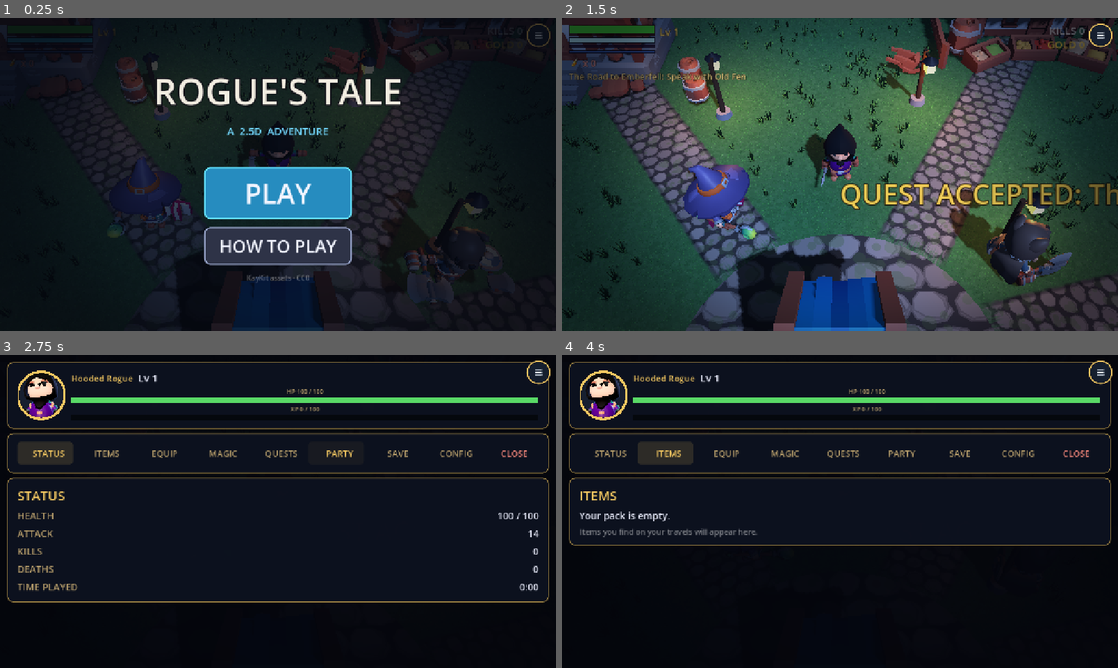
Above: before the commit, frames 1-4 (two rows, left to right).
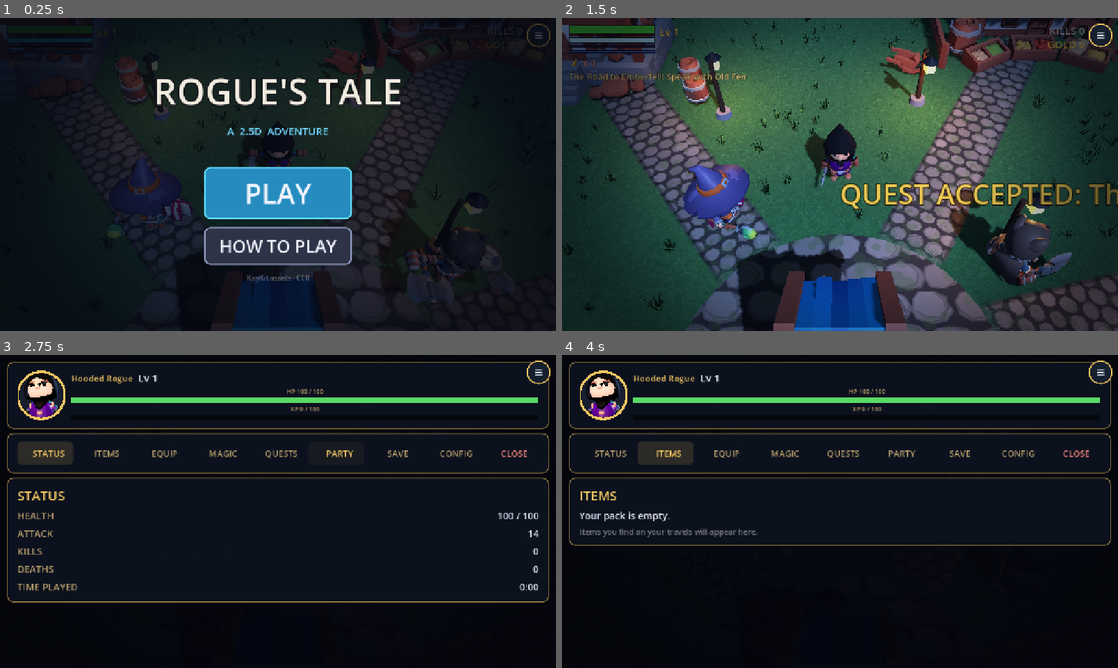
Above: after the commit, the same moments.

Repository: OuterHeavenX/godot-2.5D-rpg
Game: Godot game, scene res://src/world/main.tscn
Two runs of this game, one before a commit and one after it. Both use one fixed random seed, a clock stepped at 60 frames per second and the inputs below.
Inputs (mouse positions are in pixels of both pictures, inside the frame that each line leads up to):
- Up to frame 1 (0.25 s): no input
- Up to frame 2 (1.5 s): click "PLAY" at 0.5 s; click "SKIP" at 1.25 s
- Up to frame 3 (2.75 s): drag from (539, 373) to (333, 442) at 2.02 s
- Up to frame 4 (4 s): click "STATUS" at 2.75 s; click "ITEMS" at 3.5 s

The runs differ from the first frame. In frame 1, 0.1% of the frame differs, in the area x 28-88%, y 15-68%; in frame 2, 4.9%, in the area x 0-100%, y 0-96%; in frame 3, less than 0.1%; in frame 4, less than 0.1%.

Commit message:
4x northern wilderness, Grimholt safe zone, new splash art

Diff:
--- a/src/enemy/monster.gd
+++ b/src/enemy/monster.gd
@@ -20,6 +20,9 @@
 
 var roam_min := Vector2(-27, 34)
 var roam_max := Vector2(27, 66)
+# Towns are safe: enemies are pushed out of this circle (manager sets it).
+var safe_center := Vector3.ZERO
+var safe_radius := 0.0
 
 var hp := 30.0
 var dead := false
@@ -141,6 +144,14 @@
 	move_and_slide()
 	global_position.x = clampf(global_position.x, roam_min.x, roam_max.x)
 	global_position.z = clampf(global_position.z, roam_min.y, roam_max.y)
+	if safe_radius > 0.0:
+		# Towns are safe: shove back out of the protected circle.
+		var flat := Vector2(global_position.x - safe_center.x,
+			global_position.z - safe_center.z)
+		if flat.length() < safe_radius:
+			var out := flat.normalized() if flat.length() > 0.01 else Vector2(1, 0)
+			global_position.x = safe_center.x + out.x * safe_radius
+			global_position.z = safe_center.z + out.y * safe_radius
 	if avoid_lake:
 		global_position = IslandLake.keep_out_of_water(global_position)
 
@@ -165,6 +176,12 @@
 	_target = Vector3(
 		_rng.randf_range(roam_min.x, roam_max.x), 0,
 		_rng.randf_range(roam_min.y, roam_max.y))
+	if safe_radius > 0.0:
+		var flat := Vector2(_target.x - safe_center.x, _target.z - safe_center.z)
+		if flat.length() < safe_radius:
+			var out := flat.normalized() if flat.length() > 0.01 else Vector2(1, 0)
+			_target.x = safe_center.x + out.x * (safe_radius + 2.0)
+			_target.z = safe_center.z + out.y * (safe_radius + 2.0)
 
 func _move_toward(dir: Vector3, spd: float, delta: float) -> void:
 	velocity.x = move_toward(velocity.x, dir.x * spd, 20.0 * delta)
--- a/src/enemy/north_manager.gd
+++ b/src/enemy/north_manager.gd
@@ -15,12 +15,12 @@
 
 # [kind, scene/script, count, x_min, x_max, z_min, z_max, hp_mult, dmg_mult]
 const POPULATIONS := [
-	["scene", SKELETON_SCENE, 4, -26.0, 26.0, -95.0, -35.0, 1.5, 1.4],
-	["scene", HUSK_SCENE, 2, -20.0, 20.0, -90.0, -40.0, 1.5, 1.4],
-	["scene", BANDIT_SCENE, 2, -26.0, -5.0, -90.0, -40.0, 1.5, 1.4],
-	["script", SLIME_SCRIPT, 2, -24.0, 24.0, -90.0, -40.0, 1.5, 1.4],
-	["script", WISP_SCRIPT, 2, -20.0, 20.0, -95.0, -50.0, 1.5, 1.4],
-	["script", PUMPKIN_SCRIPT, 2, -24.0, 10.0, -90.0, -40.0, 1.5, 1.4],
+	["scene", SKELETON_SCENE, 10, -26.0, 26.0, -260.0, -35.0, 1.5, 1.4],
+	["scene", HUSK_SCENE, 5, -20.0, 20.0, -255.0, -40.0, 1.5, 1.4],
+	["scene", BANDIT_SCENE, 5, -26.0, -5.0, -255.0, -40.0, 1.5, 1.4],
+	["script", SLIME_SCRIPT, 5, -24.0, 24.0, -255.0, -40.0, 1.5, 1.4],
+	["script", WISP_SCRIPT, 5, -20.0, 20.0, -260.0, -50.0, 1.5, 1.4],
+	["script", PUMPKIN_SCRIPT, 5, -24.0, 10.0, -255.0, -40.0, 1.5, 1.4],
 ]
 
 var kills := 0
@@ -49,13 +49,16 @@
 	foe.set("max_hp", float(foe.get("max_hp")) * hp_mult)
 	foe.set("attack_damage", float(foe.get("attack_damage")) * dmg_mult)
 	# Confine to the northern wilds.
-	foe.set("roam_min", Vector2(-28.0, -98.0))
+	foe.set("roam_min", Vector2(-28.0, -268.0))
 	foe.set("roam_max", Vector2(28.0, -32.0))
-	# Keep clear of Grimholt itself (the town is safe).
+	# Grimholt is a safe town: enemies are pushed out of this circle
+	# both at spawn and while roaming.
+	foe.set("safe_center", Vector3(0, 0, -250))
+	foe.set("safe_radius", 14.0)
 	var pos := Vector3(
 		_rng.randf_range(float(spec[3]), float(spec[4])), 0.1,
 		_rng.randf_range(float(spec[5]), float(spec[6])))
-	if pos.distance_to(Vector3(0, 0, -85)) < 12.0:
+	if pos.distance_to(Vector3(0, 0, -250)) < 14.0:
 		pos = Vector3(20, 0, -60)
 	foe.position = pos
 	foe.connect("died", _on_foe_died.bind(spec))
--- a/src/enemy/skeleton.gd
+++ b/src/enemy/skeleton.gd
@@ -28,6 +28,9 @@
 # Bounds this skeleton roams (the manager leaves the default wilderness).
 var roam_min := Vector2(-27, 34)
 var roam_max := Vector2(27, 66)
+# Towns are safe: enemies are pushed out of this circle (manager sets it).
+var safe_center := Vector3.ZERO
+var safe_radius := 0.0
 
 var hp := 30.0
 var dead := false
@@ -133,6 +136,14 @@
 	# Stay inside the wilderness.
 	global_position.x = clampf(global_position.x, roam_min.x, roam_max.x)
 	global_position.z = clampf(global_position.z, roam_min.y, roam_max.y)
+	if safe_radius > 0.0:
+		# Towns are safe: shove back out of the protected circle.
+		var flat := Vector2(global_position.x - safe_center.x,
+			global_position.z - safe_center.z)
+		if flat.length() < safe_radius:
+			var out := flat.normalized() if flat.length() > 0.01 else Vector2(1, 0)
+			global_position.x = safe_center.x + out.x * safe_radius
+			global_position.z = safe_center.z + out.y * safe_radius
 	if avoid_lake:
 		# The black water bars the wild dead (see IslandLake).
 		global_position = IslandLake.keep_out_of_water(global_position)
@@ -156,6 +167,12 @@
 	_target = Vector3(
 		_rng.randf_range(roam_min.x, roam_max.x), 0,
 		_rng.randf_range(roam_min.y, roam_max.y))
+	if safe_radius > 0.0:
+		var flat := Vector2(_target.x - safe_center.x, _target.z - safe_center.z)
+		if flat.length() < safe_radius:
+			var out := flat.normalized() if flat.length() > 0.01 else Vector2(1, 0)
+			_target.x = safe_center.x + out.x * (safe_radius + 2.0)
+			_target.z = safe_center.z + out.y * (safe_radius + 2.0)
 
 func _move_toward(dir: Vector3, spd: float, delta: float) -> void:
 	if _slow_timer > 0.0:
--- a/src/quest/quest_db.gd
+++ b/src/quest/quest_db.gd
@@ -153,7 +153,7 @@
 		"main": true,
 		"prereq": "the_northern_road",
 		"objective_type": "reach",
-		"objective_target": [0.0, -85.0, 10.0],
+		"objective_target": [0.0, -250.0, 10.0],
 		"objective_text": "Reach Grimholt in the far north",
 		"offer": [
 			"Grimholt Bound",
@@ -205,7 +205,7 @@
 		"main": true,
 		"prereq": "the_cold_dark",
 		"objective_type": "reach",
-		"objective_target": [0.0, -118.0, 9.0],
+		"objective_target": [0.0, -288.0, 9.0],
 		"objective_text": "Find the frozen arena beyond the north wall",
 		"offer": [
 			"The Frozen Arena",
--- a/src/world/doors.gd
+++ b/src/world/doors.gd
@@ -12,12 +12,12 @@
 	[Vector3(-7, 0, 17), Vector2(4.35, 5.5), "house_a", "House"],
 	[Vector3(13, 0, 15), Vector2(4.0, 4.3), "house_a", "House"],
 	[Vector3(17, 0, 3), Vector2(6.45, 6.25), "blacksmith", "Blacksmith"],
-	# Grimholt (center at 0, 0, -85).
-	[Vector3(9, 0, -87), Vector2(9.0, 6.6), "grimholt_market", "Market"],
-	[Vector3(-9, 0, -85), Vector2(5.85, 6.65), "grimholt_tavern", "Tavern"],
-	[Vector3(-7, 0, -77), Vector2(4.0, 4.3), "grimholt_house", "House"],
-	[Vector3(7, 0, -78), Vector2(4.35, 5.5), "grimholt_house", "House"],
-	[Vector3(0, 0, -95), Vector2(4.0, 4.3), "grimholt_house", "House"],
+	# Grimholt (center at 0, 0, -250).
+	[Vector3(9, 0, -252), Vector2(9.0, 6.6), "grimholt_market", "Market"],
+	[Vector3(-9, 0, -250), Vector2(5.85, 6.65), "grimholt_tavern", "Tavern"],
+	[Vector3(-7, 0, -242), Vector2(4.0, 4.3), "grimholt_house", "House"],
+	[Vector3(7, 0, -243), Vector2(4.35, 5.5), "grimholt_house", "House"],
+	[Vector3(0, 0, -260), Vector2(4.0, 4.3), "grimholt_house", "House"],
 ]
 
 var _player: Node3D
--- a/src/world/frost_arena.gd
+++ b/src/world/frost_arena.gd
@@ -1,9 +1,9 @@
 extends Node3D
 ## The Frozen Arena: a circle of black ice far north of Grimholt, ringed
 ## with ice crystals. Morvain, the ice golem, sleeps at its heart.
-## Reached through the gate in the north wall (x=-3..3, z=-100).
-
-const ARENA_CENTER := Vector3(0, 0, -118)
+## Reached through the gate in the north wall (x=-3..3, z=-270).
+
+const ARENA_CENTER := Vector3(0, 0, -288)
 const ARENA_RADIUS := 15.0
 const RING_RADIUS := 13.0
 
@@ -82,7 +82,7 @@
 	body.add_child(cs)
 
 func _build_corridor() -> void:
-	# Short funnel from the north-wall gate (z=-100) to the arena disc.
+	# Short funnel from the north-wall gate (z=-270) to the arena disc.
 	var body := StaticBody3D.new()
 	body.name = "ArenaCorridor"
 	add_child(body)
@@ -91,28 +91,28 @@
 		var bm := BoxMesh.new()
 		bm.size = Vector3(1.0, 3.0, 5.0)
 		wall.mesh = bm
-		wall.position = Vector3(sx * 3.5, 1.5, -101.5)
+		wall.position = Vector3(sx * 3.5, 1.5, -271.5)
 		wall.material_override = _dark_ice_mat
 		add_child(wall)
 		var cs := CollisionShape3D.new()
 		var shape := BoxShape3D.new()
 		shape.size = Vector3(1.0, 3.0, 5.0)
 		cs.shape = shape
-		cs.position = Vector3(sx * 3.5, 1.5, -101.5)
+		cs.position = Vector3(sx * 3.5, 1.5, -271.5)
 		body.add_child(cs)
 	# Ice floor for the corridor.
 	var floor_mi := MeshInstance3D.new()
 	var fm := BoxMesh.new()
 	fm.size = Vector3(7.0, 0.3, 5.0)
 	floor_mi.mesh = fm
-	floor_mi.position = Vector3(0, -0.13, -101.5)
+	floor_mi.position = Vector3(0, -0.13, -271.5)
 	floor_mi.material_override = _ice_mat
 	add_child(floor_mi)
 	var fcs := CollisionShape3D.new()
 	var fshape := BoxShape3D.new()
 	fshape.size = Vector3(7.0, 1.0, 5.0)
 	fcs.shape = fshape
-	fcs.position = Vector3(0, -0.5, -101.5)
+	fcs.position = Vector3(0, -0.5, -271.5)
 	body.add_child(fcs)
 
 func _build_ring_wall() -> void:
--- a/src/world/grass_field.gd
+++ b/src/world/grass_field.gd
@@ -6,7 +6,7 @@
 const ISLAND_LAKE := preload("res://src/world/island_lake.gd")
 const TUFT_COUNT := 9000
 const GROUND_HALF_X := 30.0
-const GROUND_Z_MIN := -100.0
+const GROUND_Z_MIN := -270.0
 const GROUND_Z_MAX := 70.0
 # Keep tufts out of these spots (x, z, radius): houses, trees, player spawn.
 const CLEARINGS := [
--- a/src/world/grimholt.gd
+++ b/src/world/grimholt.gd
@@ -5,7 +5,7 @@
 ## KayKit models, scaled 5x like the village.
 
 const BUILDING_SCALE := 5.0
-const CENTER := Vector3(0, 0, -85)
+const CENTER := Vector3(0, 0, -250)
 
 # model path, offset from CENTER, collision footprint (x, z) at 1x
 const BUILDINGS := [
@@ -44,8 +44,8 @@
 		cs.position = pos + Vector3(0, 2.0, 0)
 		collision_body.add_child(cs)
 	# Warm lamps against the cold dark.
-	_add_lamp(Vector3(-4, 0, -83))
-	_add_lamp(Vector3(4, 0, -87))
+	_add_lamp(CENTER + Vector3(-4, 0, 2))
+	_add_lamp(CENTER + Vector3(4, 0, -2))
 
 func _add_lamp(pos: Vector3) -> void:
 	var lamp := OmniLight3D.new()
--- a/src/world/grimholt_npcs.gd
+++ b/src/world/grimholt_npcs.gd
@@ -5,7 +5,7 @@
 const VILLAGERS := [
 	{
 		"name": "Elder Sella",
-		"pos": Vector3(-2, 0, -83),
+		"pos": Vector3(-2, 0, -248),
 		"dialogue": ["So Emberfell still stands. Good. We feared the worst when the riders stopped coming.", "Vorgath's death echoes north, traveler. But something older stirs beneath the ice."],
 		"tunic": Color(0.50, 0.45, 0.55),
 		"wanders": false,
@@ -13,7 +13,7 @@
 	},
 	{
 		"name": "Hob",
-		"pos": Vector3(5, 0, -80),
+		"pos": Vector3(5, 0, -245),
 		"dialogue": ["I scout the northern road. The dead walk bolder every night.", "If you're heading back south, watch the treeline. They like the treeline."],
 		"tunic": Color(0.35, 0.40, 0.30),
 		"wanders": true,
@@ -21,7 +21,7 @@
 	},
 	{
 		"name": "Wren",
-		"pos": Vector3(-6, 0, -88),
+		"pos": Vector3(-6, 0, -253),
 		"dialogue": ["Potions? Aye, I trade in 'em. The cold's good for preserving.", "Buy something, or don't. The dead don't haggle."],
 		"tunic": Color(0.55, 0.40, 0.25),
 		"wanders": false,
--- a/src/world/main.tscn
+++ b/src/world/main.tscn
@@ -42,16 +42,16 @@
 fog_sky_affect = 0.3
 
 [sub_resource type="PlaneMesh" id="PlaneMesh_ground"]
-size = Vector2(60, 170)
+size = Vector2(60, 340)
 
 [sub_resource type="StandardMaterial3D" id="StandardMaterial3D_ground"]
 albedo_color = Color(1, 1, 1, 1)
 albedo_texture = ExtResource("5_grasstex")
-uv1_scale = Vector3(24, 68, 24)
+uv1_scale = Vector3(24, 136, 24)
 roughness = 0.95
 
 [sub_resource type="BoxShape3D" id="BoxShape3D_ground"]
-size = Vector3(60, 1, 170)
+size = Vector3(60, 1, 340)
 
 [node name="Main" type="Node3D"]
 
@@ -78,7 +78,7 @@
 far = 100.0
 
 [node name="Ground" type="StaticBody3D" parent="."]
-transform = Transform3D(1, 0, 0, 0, 1, 0, 0, 0, 1, 0, 0, -15)
+transform = Transform3D(1, 0, 0, 0, 1, 0, 0, 0, 1, 0, 0, -100)
 
 [node name="MeshInstance3D" type="MeshInstance3D" parent="Ground"]
 mesh = SubResource("PlaneMesh_ground")
--- a/src/world/northwild.gd
+++ b/src/world/northwild.gd
@@ -1,13 +1,13 @@
 extends Node3D
 ## Northern wilderness: a harsher, colder wilds stretching from the north
-## village gate (z=-30) to the far north wall (z=-100). Denser dead trees,
+## village gate (z=-30) to the far north wall (z=-270). Denser dead trees,
 ## jagged rocks, and fewer living pines — the land itself feels wrong here.
 ## Built from primitives in the KayKit low-poly style.
 
-const WILD_MIN := Vector2(-28, -98)
+const WILD_MIN := Vector2(-28, -268)
 const WILD_MAX := Vector2(28, -32)
 # Keep the road to Grimholt clear: a 4m-wide path from the north gate
-# (0, -30) to Grimholt's south gate (0, -78).
+# (0, -30) to Grimholt's south gate (0, -243).
 const ROAD_X := 0.0
 const ROAD_HALF := 2.5
 
@@ -26,16 +26,16 @@
 	collision_body.name = "NorthWildCollision"
 	add_child(collision_body)
 	# Sparse living pines (the cold kills most).
-	for i in 20:
+	for i in 70:
 		_place_pine(_random_pos(), collision_body)
 	# Many dead trees — the signature of the north.
-	for i in 35:
+	for i in 120:
 		_place_dead_tree(_random_pos(), collision_body)
 	# Jagged rocks everywhere.
-	for i in 40:
+	for i in 140:
 		_place_rock(_random_pos(), collision_body)
 	# Snow-dusted bushes.
-	for i in 25:
+	for i in 85:
 		_place_bush(_random_pos(), collision_body)
 
 func _random_pos() -> Vector3:
--- a/src/world/stone_walls.gd
+++ b/src/world/stone_walls.gd
@@ -7,7 +7,7 @@
 const WALL_SCENE_PATH := "res://src/world/walls/wall_straight.gltf"
 const HALF := 30.0          # village is 60x60, walls sit on the edge
 const WILD_Z := 70.0        # wilderness extends south to z=+70
-const NORTH_Z := -100.0     # northern wilds extend north to z=-100
+const NORTH_Z := -270.0     # northern wilds extend north to z=-270
 const GATE_HALF := 2.0      # gate opening is 4m wide
 const SEG_LEN := 2.0        # KayKit wall_straight is 2m long
 const HEIGHT_SCALE := 2.0   # stretch walls to twice their height
Binary file changed: assets/splash.png
Binary file changed: docs/index.png
Not shown, changed: docs/index.html
Not shown, changed: docs/index.pck
